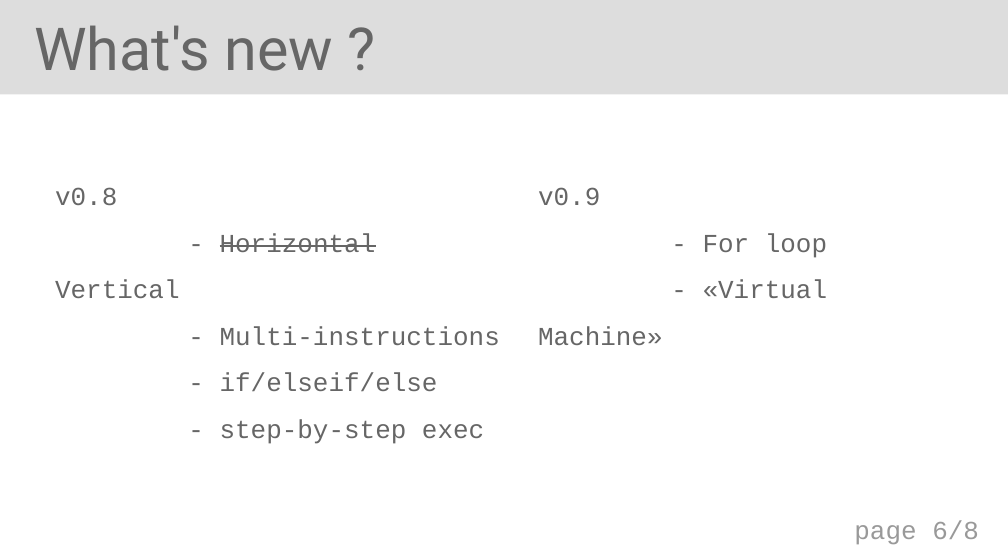
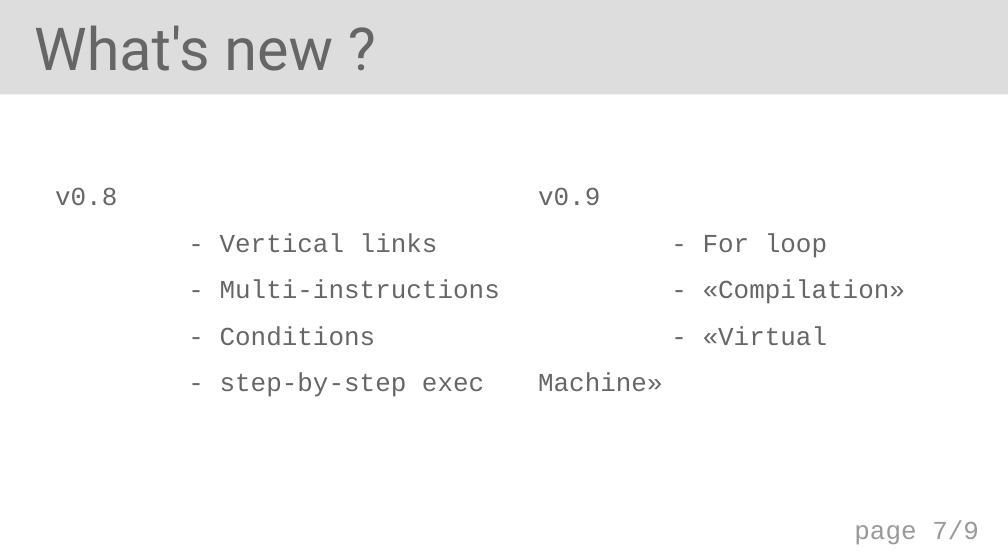
Before and after one commit to berdal84/nodable, a slide deck: slide 7 of docs/2022_03_16_v0_9_0_ForLoop_VM.odp (slide 6 before the commit). Drawn at 1008x551 pixels with LibreOffice and Linux fonts; fonts in the diff are those of the drawing. Boxes give left, top, right and bottom in pixels: in the first picture for what was removed or moved away, otherwise in the second. Text is boxed around its words. In the diff, an @@ line names an element or a change of style, - is before the commit and + after.

```diff
--- a/docs/2022_03_16_v0_9_0_ForLoop_VM.odp
+++ b/docs/2022_03_16_v0_9_0_ForLoop_VM.odp
@@ text at <box>220,233,438,252</box>: text changed @@
-- Horizontal Vertical
+- Vertical links
@@ text at <box>703,279,905,304</box>: paragraph added @@
+- «Compilation»
@@ text at <box>220,326,376,346</box>: text changed @@
-- if/elseif/else
+- Conditions
@@ page number at <box>854,520,979,544</box>: text changed @@
-page 6/8
+page 7/9
```
Also in this commit, not shown: 1 other slide changed, 1 slide added.
